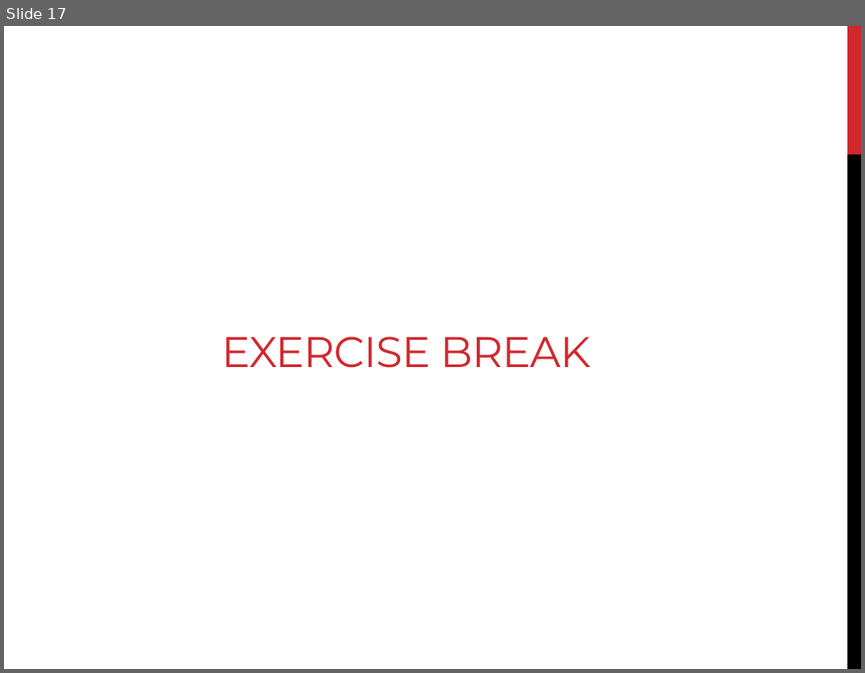
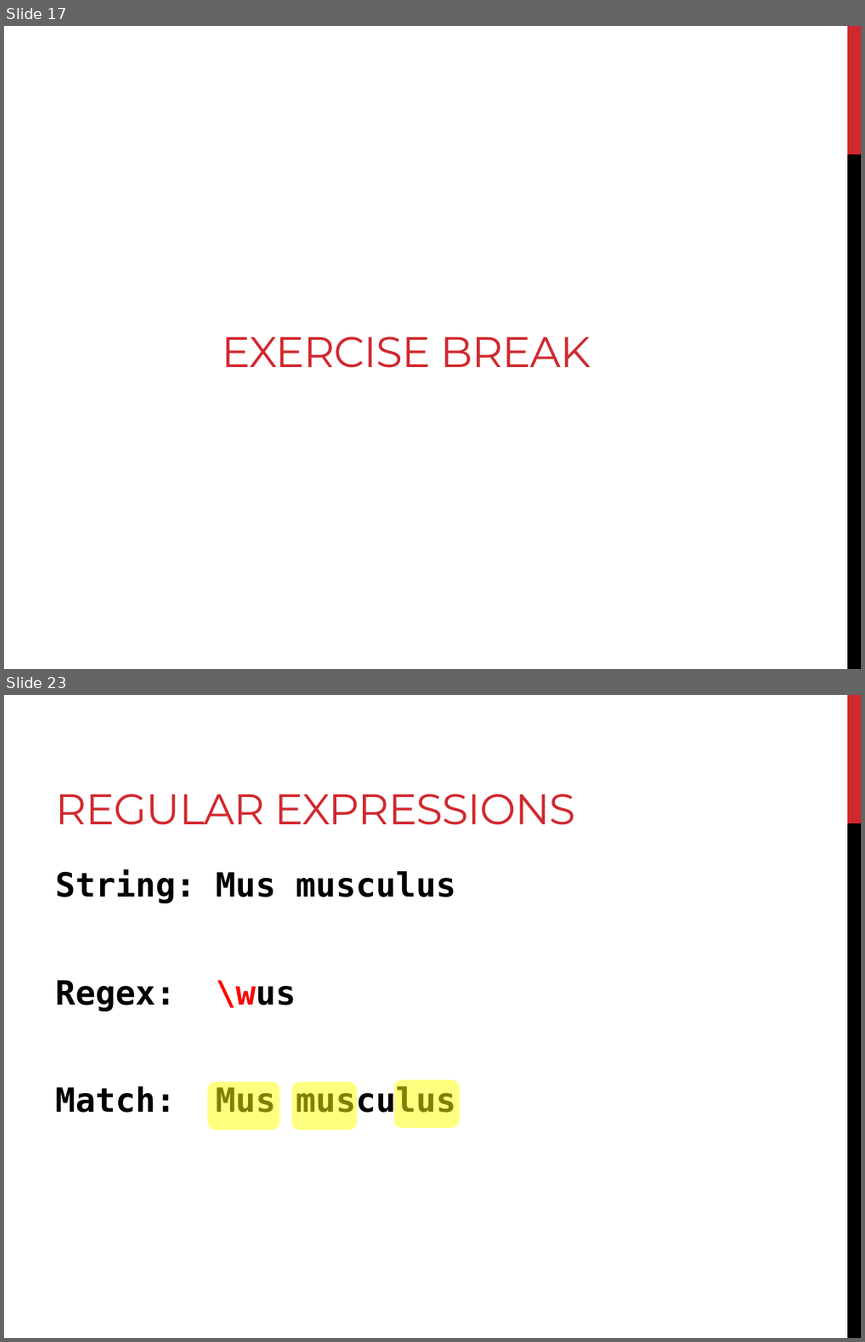
Before and after one commit to sjspielman/lacawac2017, a slide deck: day2/commandline.pptx. Shown one above the other, each under a label of ours: slide 17 before the commit, slides 17 and 23 after it; the slides between them are not shown. The pictures are 865x673 and 865x1342 pixels, drawn with LibreOffice and Linux fonts; fonts in the diff are those of the drawing. Boxes give left, top, right and bottom in pixels: in the first picture for what was removed or moved away, otherwise in the second. Text is boxed around its words. In the diff, an @@ line names an element or a change of style, - is before the commit and + after.

```diff
--- a/day2/commandline.pptx
+++ b/day2/commandline.pptx
@@ slide 23 added at (4,695,861,1338), background #FFFFFF; not listed: 2 template elements that a slide beside it also shows @@
@@ title added at (55,794,575,825), 36 pt, text #D1282E @@
+REGULAR EXPRESSIONS
@@ text added at (55,869,456,1119), 28 pt, text #000000, bold @@
+String: Mus musculus
+Regex: \wus
+Match: Mus musculus
@@ rounded rectangle added at (207,1082,279,1129), fill #FFFF00 at 50% opacity @@
@@ rounded rectangle added at (292,1082,357,1129), fill #FFFF00 at 50% opacity @@
@@ rounded rectangle added at (394,1080,459,1128), fill #FFFF00 at 50% opacity @@
```
Also in this commit, not shown: 27 other slides added, 3 slides removed, 11 other files.
